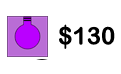
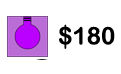
Two versions of the same layered image (121×74). Layer-by-layer changes:
renamed "$130" to "$180", painted on it over [87, 26, 100, 45]
